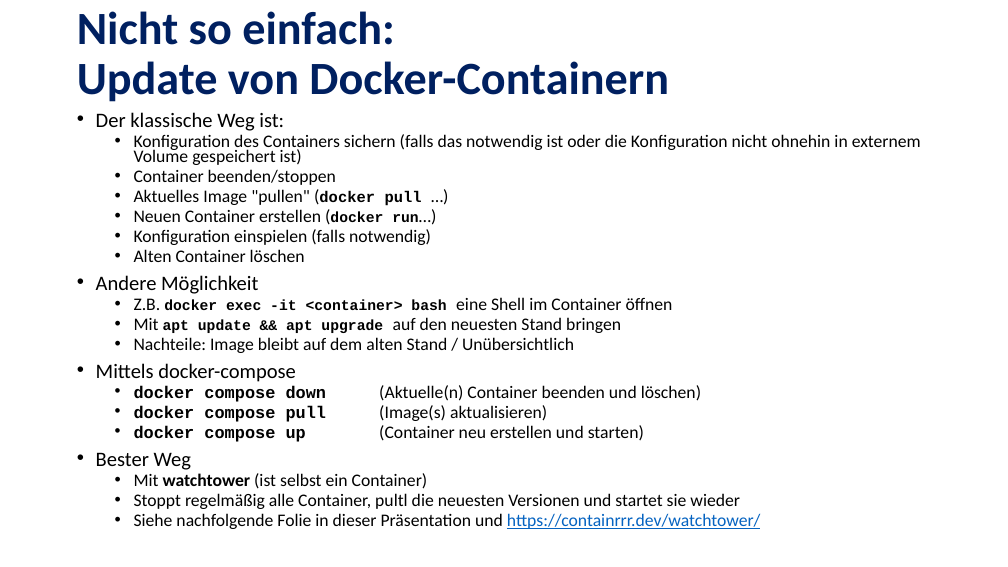
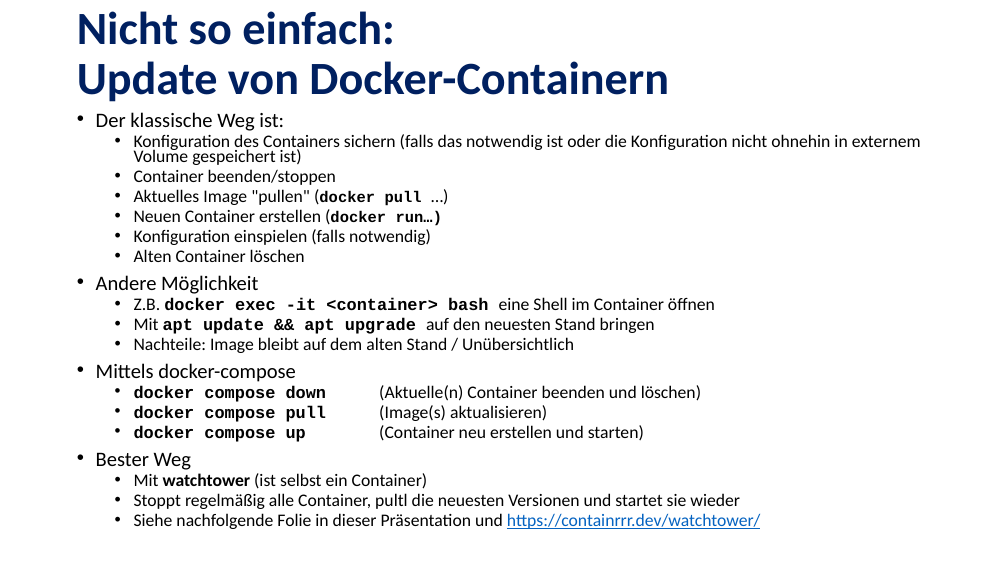
Before and after one commit to MickyRoth/Presentations, a slide deck: slide 36 of Docker.pptx. Drawn at 1008x567 pixels with LibreOffice and Linux fonts; fonts in the diff are those of the drawing; background and template pictures are left out. Boxes give left, top, right and bottom in pixels: in the first picture for what was removed or moved away, otherwise in the second. Text is boxed around its words. In the diff, an @@ line names an element or a change of style, - is before the commit and + after.

Commit message:
Stand 1.2025

```diff
--- a/Docker.pptx
+++ b/Docker.pptx
@@ text at (x1=134, y1=209, x2=715, y2=334): size 14 to 14.7 pt in "(docker run…)"; size 16.8 to 14.7 pt, font Calibri to Courier New, bold on in "run…)"; size 14 to 16.1 pt in "docker exec -it <container> bash", "apt update && apt upgrade" @@
```
Also in this commit, not shown: 1 other slide changed, 1 other file.
